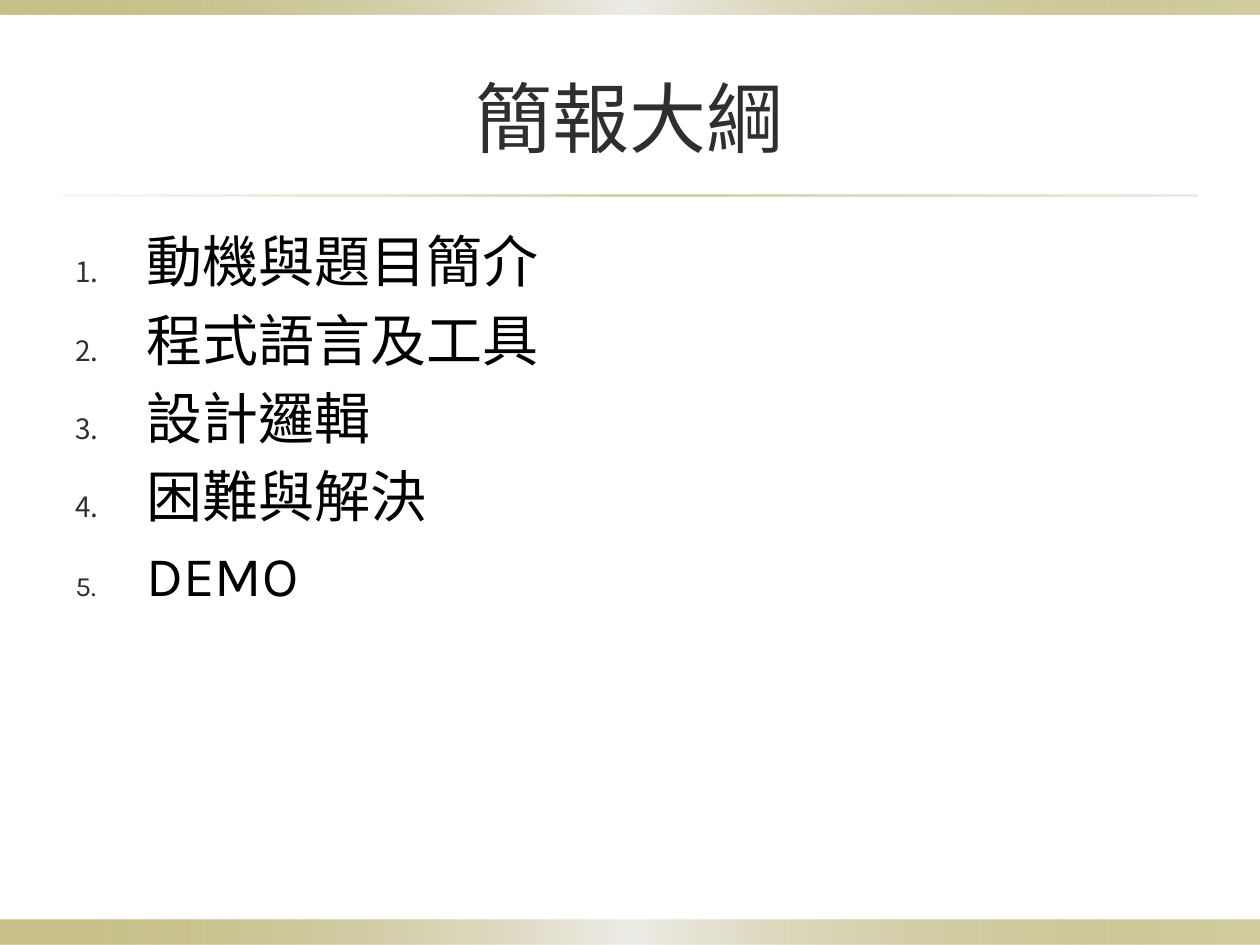
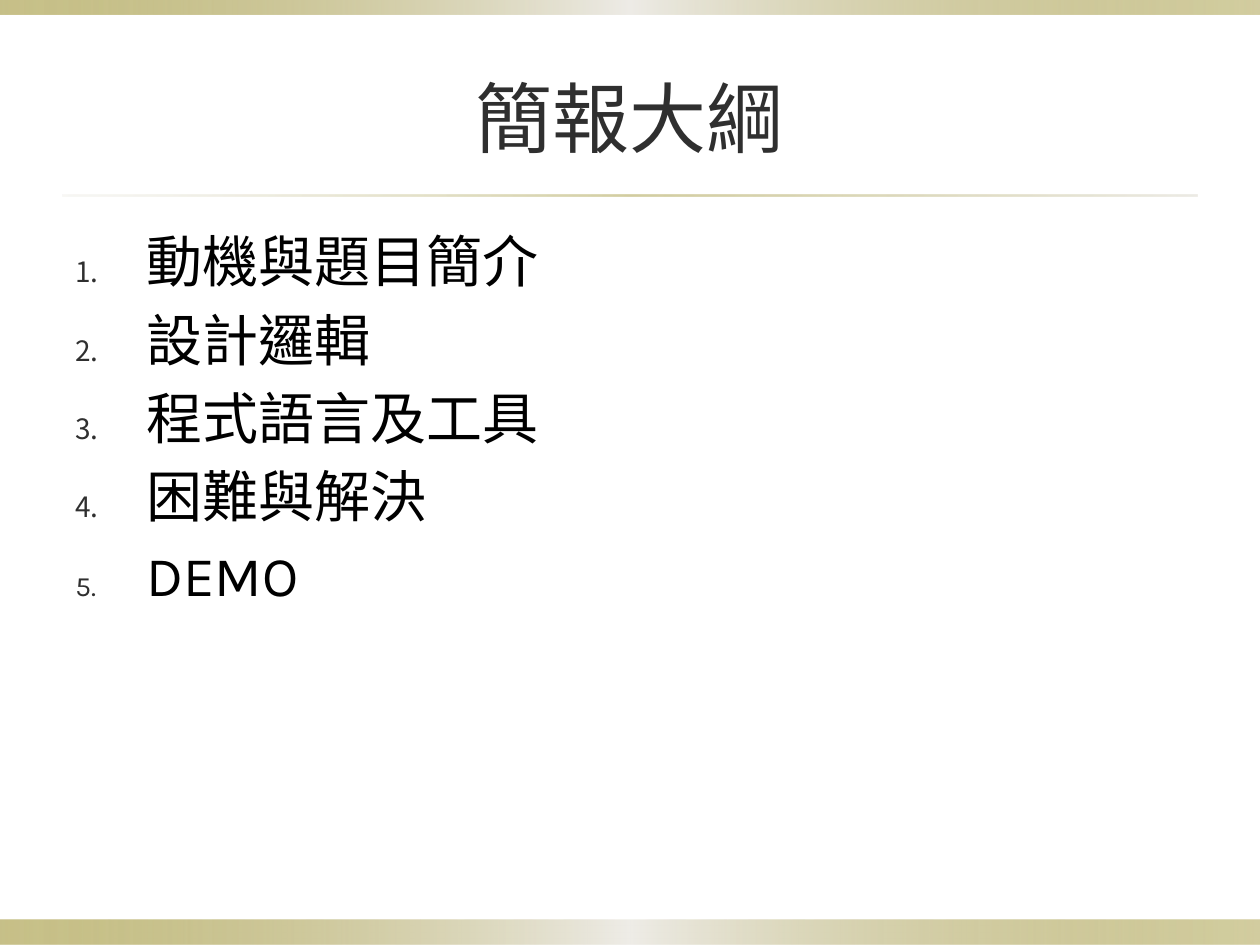
Before and after one commit to mvpscottjon/bsk, a slide deck: slide 2 of 小專_7.pptx. Drawn at 1260x945 pixels with LibreOffice and Linux fonts; fonts in the diff are those of the drawing; background and template pictures are left out. Boxes give left, top, right and bottom in pixels: in the first picture for what was removed or moved away, otherwise in the second. Text is boxed around its words. In the diff, an @@ line names an element or a change of style, - is before the commit and + after.

```diff
--- a/小專_7.pptx
+++ b/小專_7.pptx
@@ text at [146, 314, 370, 366]: paragraph added @@
+2. 設計邏輯
@@ text at [146, 392, 370, 444]: paragraph removed @@
-3. 設計邏輯
```
Also in this commit, not shown: 7 other slides changed, 1 slide removed.
